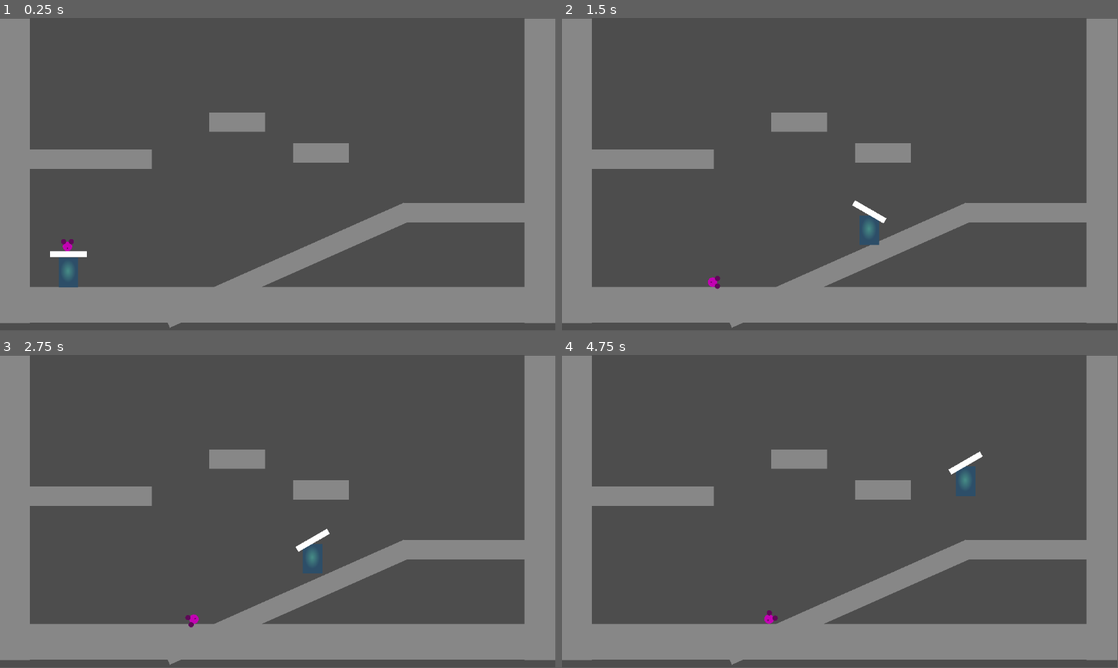
Above: before the commit, frames 1-4 (two rows, left to right).
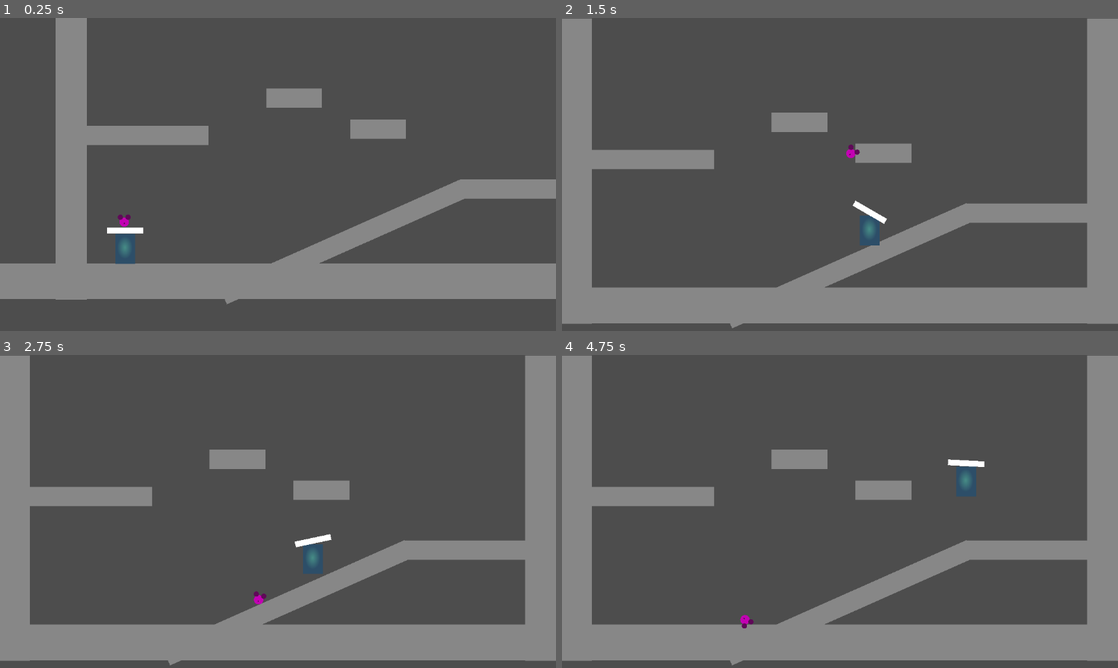
Above: after the commit, the same moments.

Repository: karasikrus/sib_jam_2023
Game: Godot game, scene res://scenes/balance_proto/balance_proto.tscn
Two runs of this game, one before a commit and one after it. Both use one fixed random seed, a clock stepped at 60 frames per second and the inputs below. This scene is started directly instead of the project's main scene.
Inputs:
- Up to frame 1 (0.25 s): no input
- Up to frame 2 (1.5 s): hold Right (ui_right) from 0.53 s (still down); tap Space (jump) at 0.77 s
- Up to frame 3 (2.75 s): tap Space (jump) at 1.52 s; release Right (ui_right) at 2.03 s; hold Left (ui_left) from 2.03 s (still down)
- Up to frame 4 (4.75 s): release Left (ui_left) at 2.78 s; hold Right (ui_right) 2.78-4.28 s; tap Space (jump) at 3.02, 3.77, 4.52 s; hold Left (ui_left) from 4.28 s (still down)
In our replay, the window is 799x449 before the commit and 800x450 after it. These sizes can differ from the game's own. Grey fills any space a smaller window leaves; there, only what the larger window draws over its background counts as a difference.

The runs differ from the first frame. In frame 1, 34% of the frame differs, in the area x 0-100%, y 0-100%; in frame 2, 1.1%; in frame 3, 1.2%; in frame 4, 1.3%.

Commit message:
physics changes, screen changes

Diff:
--- a/project.godot
+++ b/project.godot
@@ -19,6 +19,10 @@
 [autoload]
 
 SceneTransition="*res://scenes/autoload/scene_transition.tscn"
+
+[display]
+
+window/stretch/mode="viewport"
 
 [input]
 
@@ -64,6 +68,7 @@
 
 [layer_names]
 
+2d_physics/layer_1="Player"
 2d_physics/layer_5="arrow_point"
 2d_physics/layer_6="clock_sector"
 
--- a/scenes/balance_proto/baby_mouse/baby_mouse.gd
+++ b/scenes/balance_proto/baby_mouse/baby_mouse.gd
@@ -7,6 +7,8 @@
 func _integrate_forces(state):
 	if is_teleporting:
 		state.transform.origin = teleport_location
+		state.linear_velocity = Vector2.ZERO
+		state.angular_velocity = 0
 		is_teleporting = false
 
 func teleport(location: Vector2):
--- a/scenes/balance_proto/baby_mouse/baby_mouse.tscn
+++ b/scenes/balance_proto/baby_mouse/baby_mouse.tscn
@@ -12,7 +12,7 @@
 [node name="BabyMouse" type="RigidBody2D"]
 collision_layer = 256
 collision_mask = 15
-mass = 100.0
+inertia = 700.0
 physics_material_override = SubResource("PhysicsMaterial_px6gg")
 gravity_scale = 2.0
 script = ExtResource("1_727ms")
--- a/scenes/balance_proto/balance_board/balance_board.tscn
+++ b/scenes/balance_proto/balance_board/balance_board.tscn
@@ -1,9 +1,6 @@
-[gd_scene load_steps=3 format=3 uid="uid://cxj01n3rwt06y"]
+[gd_scene load_steps=2 format=3 uid="uid://cxj01n3rwt06y"]
 
 [ext_resource type="Script" path="res://scenes/balance_proto/balance_board/balance_board.gd" id="1_2fj12"]
-
-[sub_resource type="RectangleShape2D" id="RectangleShape2D_cunns"]
-size = Vector2(20, 6)
 
 [node name="balance_board" type="CharacterBody2D"]
 scale = Vector2(1.88, 1)
@@ -12,8 +9,8 @@
 balance_tilt_force = 10.0
 balance_reset_force = 5.0
 
-[node name="CollisionShape2D" type="CollisionShape2D" parent="."]
-shape = SubResource("RectangleShape2D_cunns")
-
 [node name="Polygon2D" type="Polygon2D" parent="."]
 polygon = PackedVector2Array(-10, -3, 10, -3, 10, 3, -10, 3)
+
+[node name="CollisionPolygon2D" type="CollisionPolygon2D" parent="."]
+polygon = PackedVector2Array(-10.1064, -3, -10.1064, 13, 10.1064, 13, 10.1064, -3, 12.234, -9, 7.97872, -4, 0, -4, -7.97872, -4, -12.234, -10)
--- a/scenes/balance_proto/balance_player/balance_player.tscn
+++ b/scenes/balance_proto/balance_player/balance_player.tscn
@@ -31,7 +31,8 @@
 
 [node name="balance_board" parent="." instance=ExtResource("2_1nu8q")]
 position = Vector2(0, -19)
-balance_tilt_force = 9.0
+balance_tilt_force = 3.0
+balance_reset_force = 2.0
 
 [node name="Area2D" type="Area2D" parent="."]
 position = Vector2(0, 12)
--- a/scenes/balance_proto/balance_proto.tscn
+++ b/scenes/balance_proto/balance_proto.tscn
@@ -44,5 +44,15 @@
 scale = Vector2(2, 2)
 jump_force = 1000.0
 
+[node name="Camera2D" type="Camera2D" parent="BalancePlayer"]
+scale = Vector2(0.5, 0.5)
+limit_left = 0
+limit_right = 1152
+limit_bottom = 648
+limit_smoothed = true
+position_smoothing_enabled = true
+drag_vertical_enabled = true
+drag_bottom_margin = 0.3
+
 [node name="BabyMouse" parent="." instance=ExtResource("3_7khee")]
 position = Vector2(140, 442)
